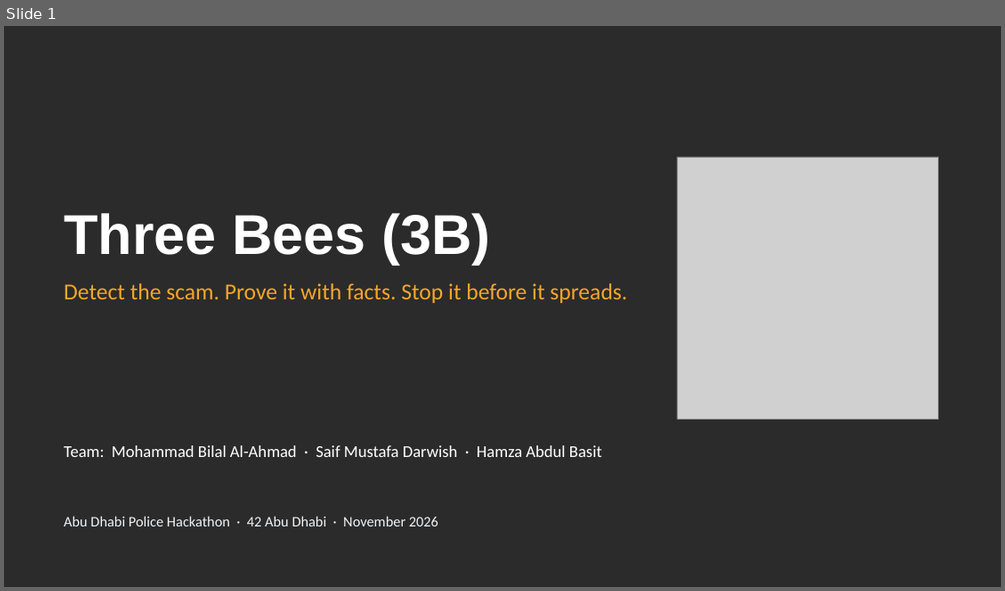
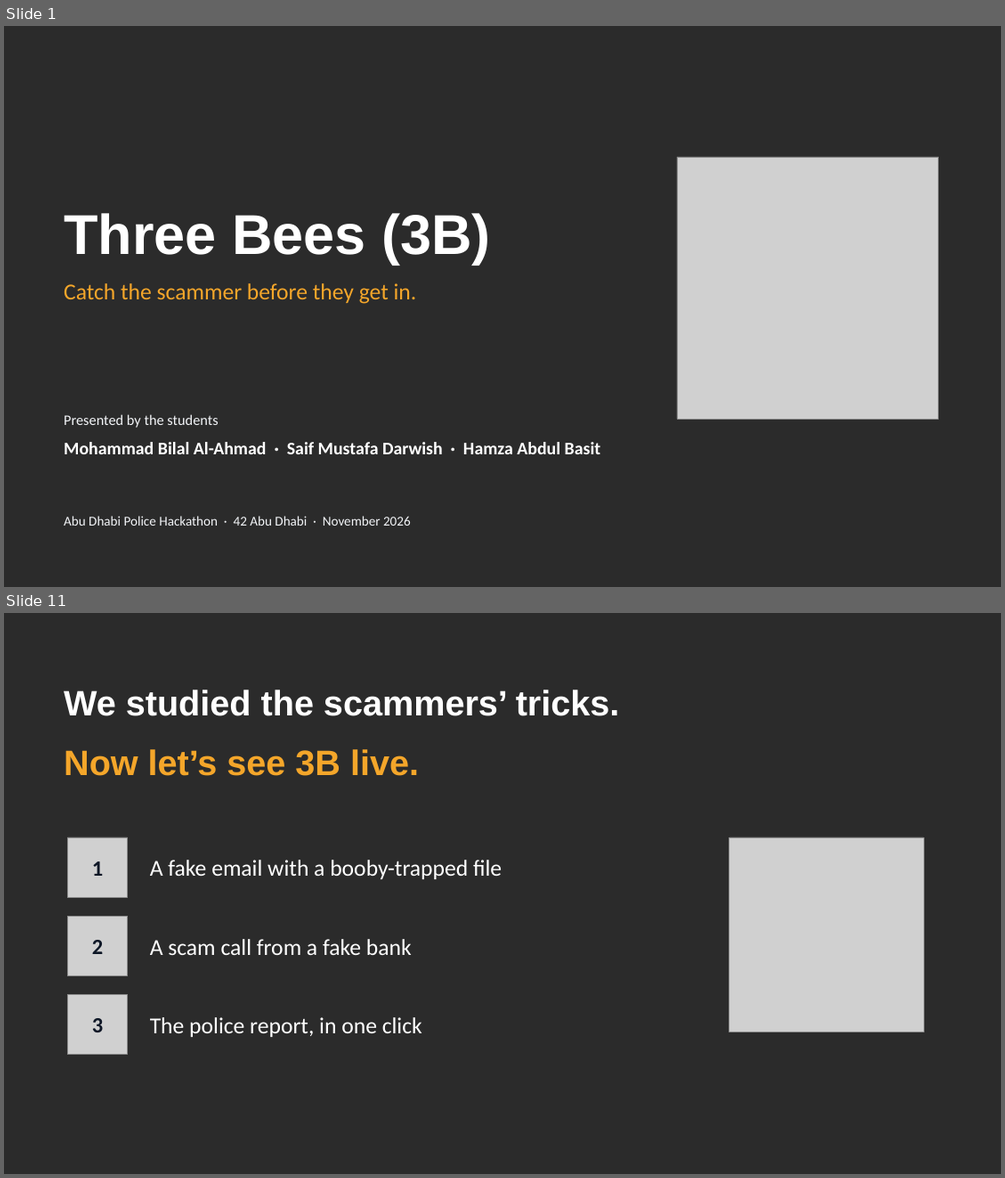
Before and after one commit to Mezx-1/three-bees, a slide deck: docs/presentation/ThreeBees_3B.pptx. Shown one above the other, each under a label of ours: slide 1 before the commit, slides 1 and 11 after it; the slides between them are not shown. The pictures are 1005x591 and 1005x1178 pixels, drawn with LibreOffice and Linux fonts; fonts in the diff are those of the drawing; grey boxes stand for pictures; background and template pictures are left out; a plain dark background stands for a picture behind light text. Boxes give left, top, right and bottom in pixels: in the first picture for what was removed or moved away, otherwise in the second. Text is boxed around its words. In the diff, an @@ line names an element or a change of style, - is before the commit and + after.

```diff
--- a/docs/presentation/ThreeBees_3B.pptx
+++ b/docs/presentation/ThreeBees_3B.pptx
@@ slide 11 added at [4,613,1001,1174], background picture (left out) @@
@@ text added at [64,690,620,716], 34 pt, text #FFFFFF, bold @@
+We studied the scammers’ tricks.
@@ text added at [64,749,419,776], 34 pt, text #F4A62A, bold @@
+Now let’s see 3B live.
@@ picture added at [67,837,128,897] @@
@@ picture added at [729,837,923,1032] @@
@@ text added at [92,861,103,876], 21 pt, text #0E1726, bold @@
+1
@@ text added at [150,860,502,879], 22 pt, text #FFFFFF @@
+A fake email with a booby-trapped file
@@ picture added at [67,916,128,976] @@
@@ text added at [92,940,103,954], 21 pt, text #0E1726, bold @@
+2
@@ text added at [150,939,412,955], 22 pt, text #FFFFFF @@
+A scam call from a fake bank
@@ picture added at [67,995,128,1054] @@
@@ text added at [92,1018,103,1032], 21 pt, text #0E1726, bold @@
+3
@@ text added at [150,1017,422,1037], 22 pt, text #FFFFFF @@
+The police report, in one click
@@ slide 1 changed as well @@
@@ text at [64,283,417,304]: text changed @@
-Detect the scam. Prove it with facts. Stop it before it spreads.
+Catch the scammer before they get in.
@@ text added at [64,414,218,427], 14 pt, text #F2F4F7 @@
+Presented by the students
@@ text at [64,442,601,454]: text changed; size 16 to 17 pt; bold on @@
-Team: Mohammad Bilal Al-Ahmad · Saif Mustafa Darwish · Hamza Abdul Basit
+Mohammad Bilal Al-Ahmad · Saif Mustafa Darwish · Hamza Abdul Basit
@@ text "Abu Dhabi Police Hackathon · ..." at [64,516,411,525]: size 14 to 13 pt @@
```
Also in this commit, not shown: 2 other slides changed, 10 other slides added, 9 slides removed.
